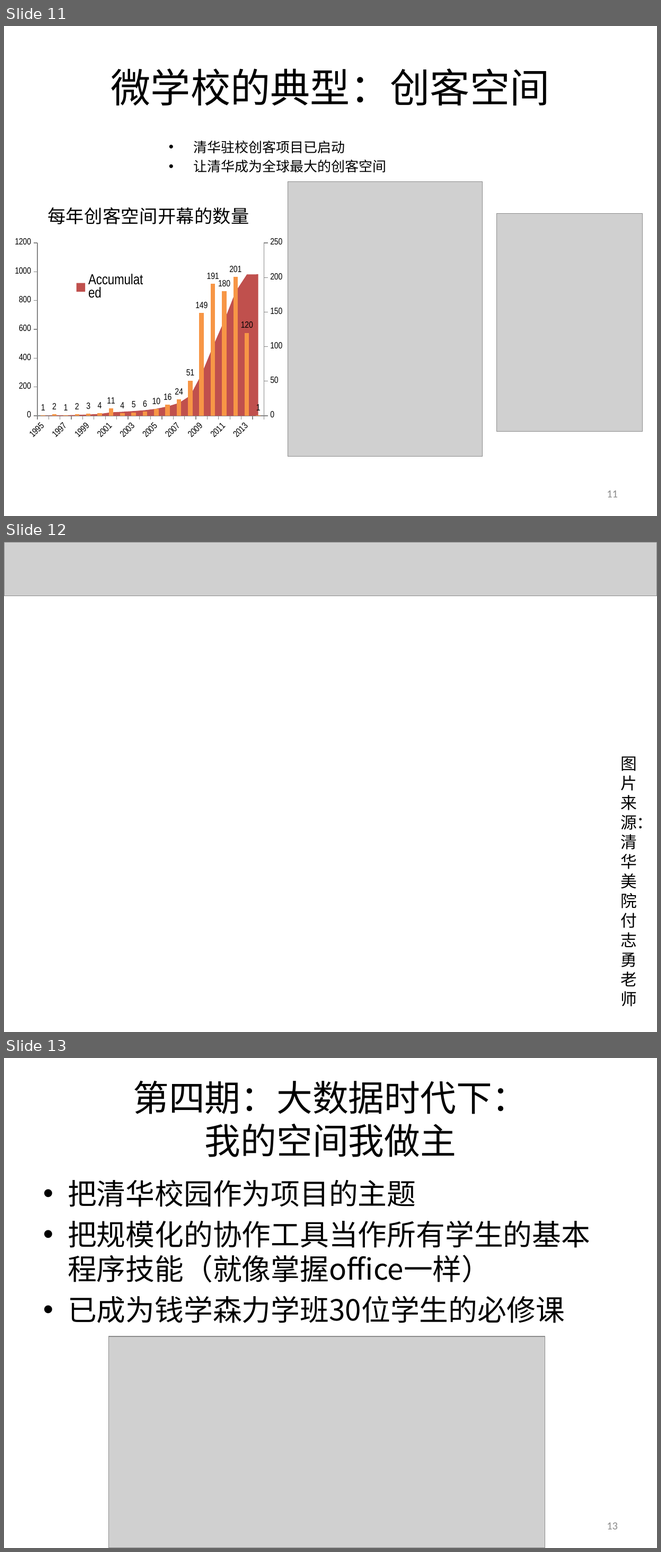
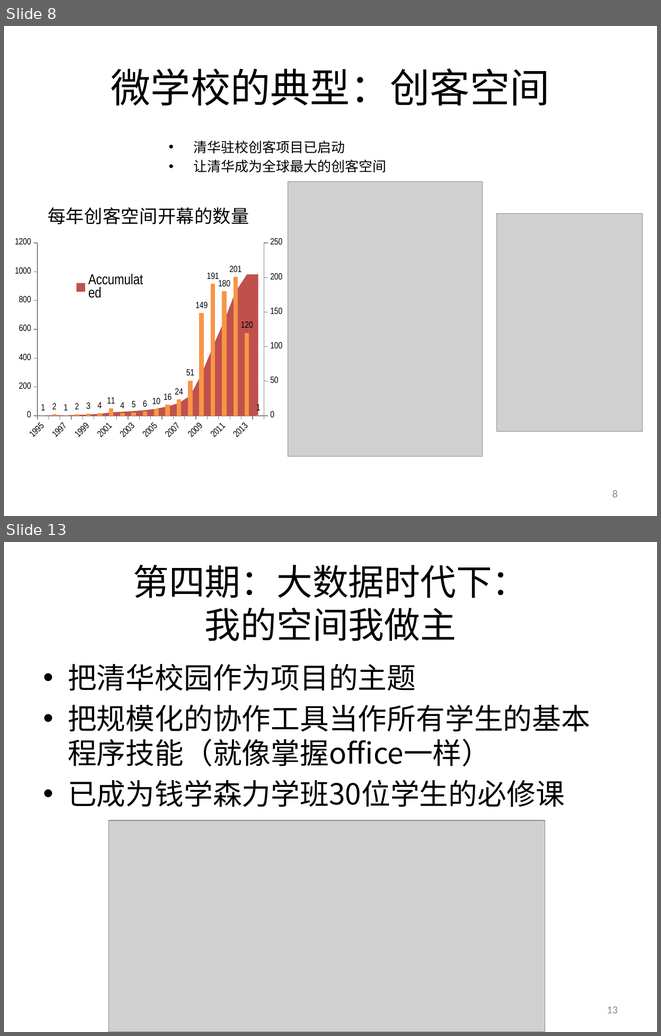
Before and after one commit to woodyme/2014JanXLP, a slide deck: 课程方案/XLP_WorkFLow_CHN.pptx. Shown one above the other, each under a label of ours: slides 11, 12 and 13 before the commit, slides 8 and 13 after it; the slides between them are not shown. The pictures are 661x1552 and 661x1036 pixels, drawn with LibreOffice and Linux fonts; fonts in the diff are those of the drawing; grey boxes stand for pictures; background and template pictures are left out. Boxes give left, top, right and bottom in pixels: in the first picture for what was removed or moved away, otherwise in the second. Text is boxed around its words. In the diff, an @@ line names an element or a change of style, - is before the commit and + after.

Commit message:
加入付志勇老师的幻灯片‘ git commit -m 加入付志勇老师的幻灯片‘

```diff
--- a/课程方案/XLP_WorkFLow_CHN.pptx
+++ b/课程方案/XLP_WorkFLow_CHN.pptx
@@ slide 12 removed at (x1=4, y1=542, x2=657, y2=1032), background picture (left out) @@
@@ picture removed at (x1=4, y1=542, x2=657, y2=596) @@
@@ text removed at (x1=620, y1=756, x2=653, y2=1006) @@
-图片来源：清华美院付志勇老师
@@ what was slide 11 is now slide 8 @@
@@ page number at (x1=612, y1=490, x2=618, y2=497): text changed @@
-11
+8
```
Also in this commit, not shown: 2 slides changed, 1 slide added, 3 other files.
